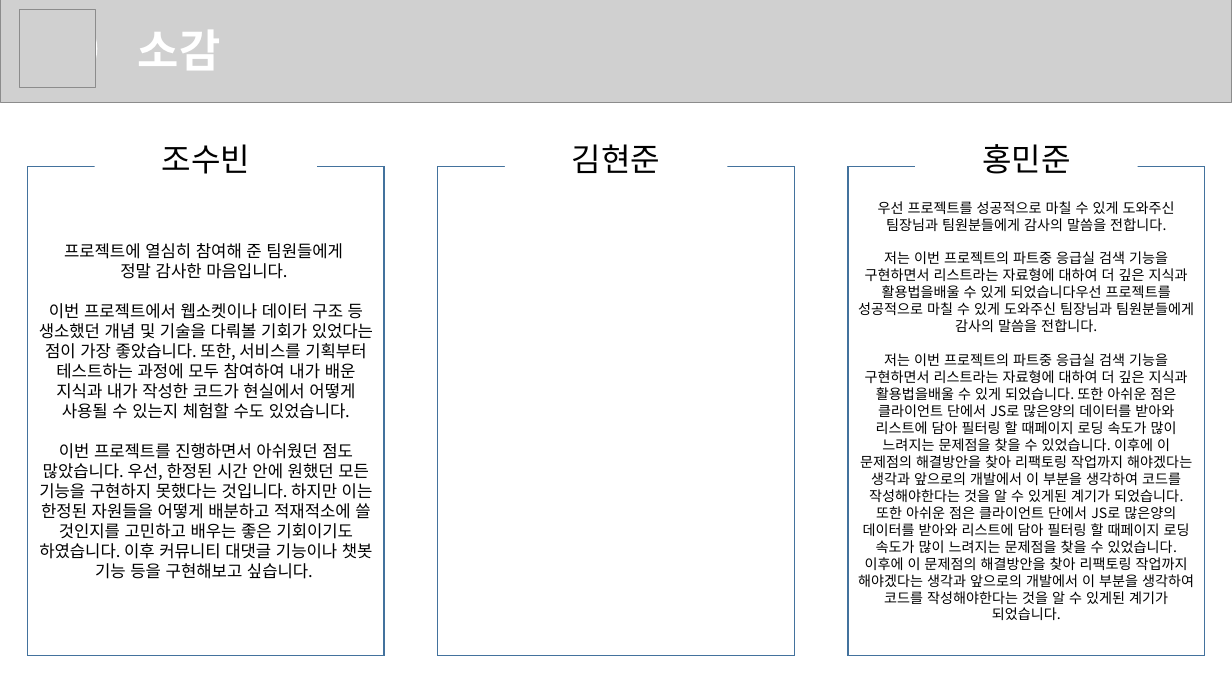
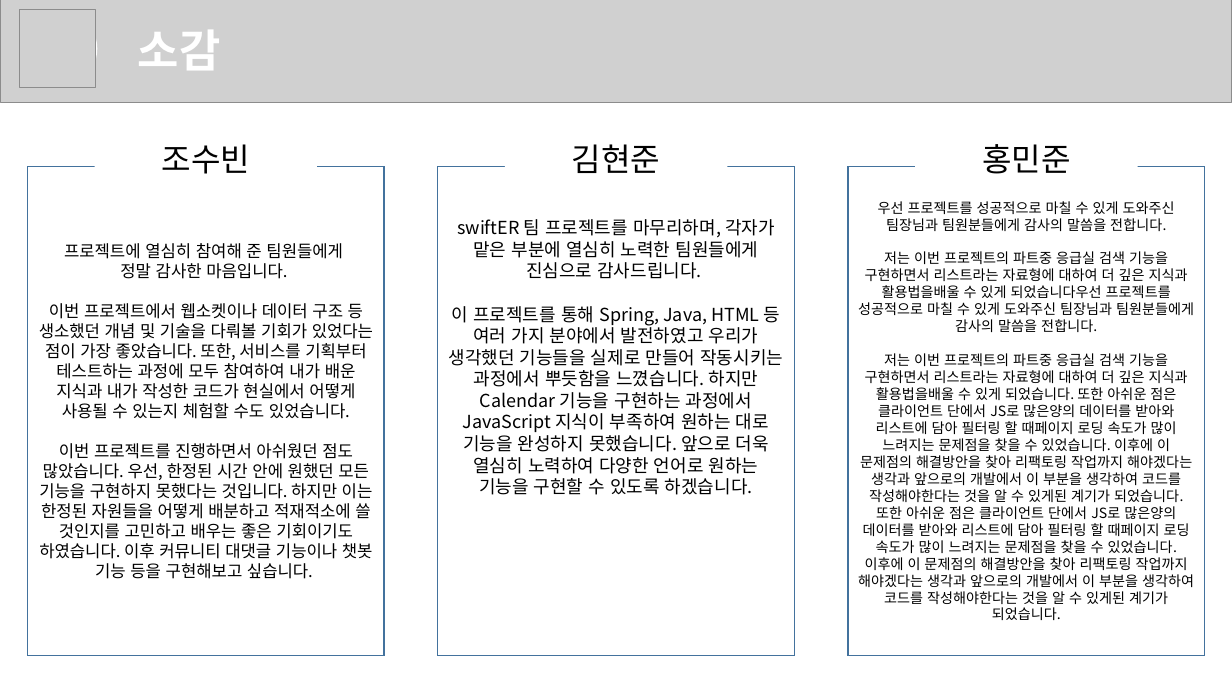
Before and after one commit to SleepingAlbaricoque/swiftER, a slide deck: slide 9 of swiftER 발표 보고서.pptx. Drawn at 1232x693 pixels with LibreOffice and Linux fonts; fonts in the diff are those of the drawing; grey boxes stand for pictures. Boxes give left, top, right and bottom in pixels: in the first picture for what was removed or moved away, otherwise in the second. Text is boxed around its words. In the diff, an @@ line names an element or a change of style, - is before the commit and + after.

Commit message:
2023.05.18 발표 자료 수정

```diff
--- a/swiftER 발표 보고서.pptx
+++ b/swiftER 발표 보고서.pptx
@@ text in rectangle at (x1=448, y1=219, x2=783, y2=495): text added @@
+swiftER 팀 프로젝트를 마무리하며, 각자가 맡은 부분에 열심히 노력한 팀원들에게 진심으로 감사드립니다.
+이 프로젝트를 통해 Spring, Java, HTML 등 여러 가지 분야에서 발전하였고 우리가 생각했던 기능들을 실제로 만들어 작동시키는 과정에서 뿌듯함을 느꼈습니다. 하지만 Calendar 기능을 구현하는 과정에서 JavaScript 지식이 부족하여 원하는 대로 기능을 완성하지 못했습니다. 앞으로 더욱 열심히 노력하여 다양한 언어로 원하는 기능을 구현할 수 있도록 하겠습니다.
```
